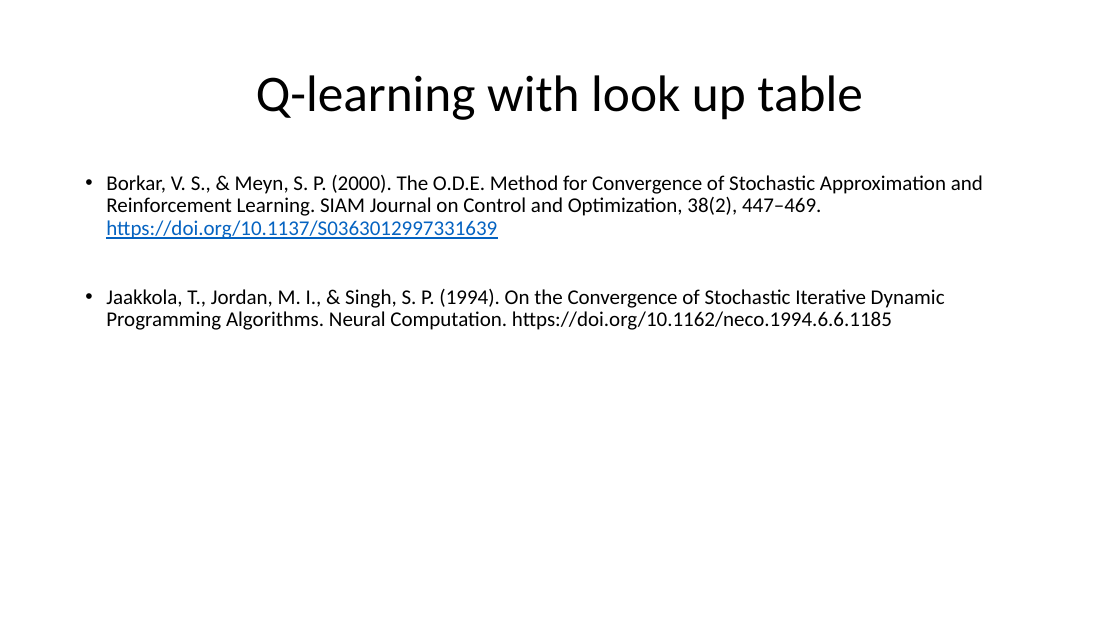
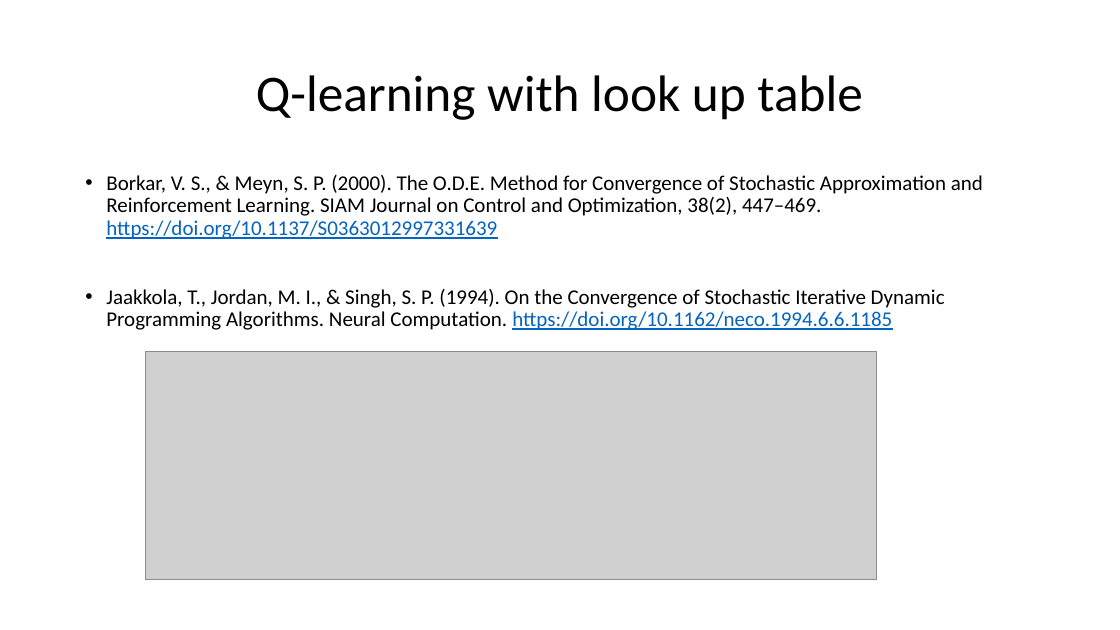
Before and after one commit to xfdywy/RL, a slide deck: slide 8 of some slide/rl theory.pptx (slide 9 before the commit). Drawn at 1120x630 pixels with LibreOffice and Linux fonts; fonts in the diff are those of the drawing; grey boxes stand for pictures. Boxes give left, top, right and bottom in pixels: in the first picture for what was removed or moved away, otherwise in the second. Text is boxed around its words. In the diff, an @@ line names an element or a change of style, - is before the commit and + after.

```diff
--- a/some slide/rl theory.pptx
+++ b/some slide/rl theory.pptx
@@ text at (106, 289, 945, 330): text colour #000000 to #0563C1, underline on in "https://doi.org/10.1162/neco.1994.6.6.1185" @@
@@ picture added at (145, 351, 876, 580) @@
```
Also in this commit, not shown: 3 other slides changed, 1 slide added, 2 slides removed, 1 other file.
